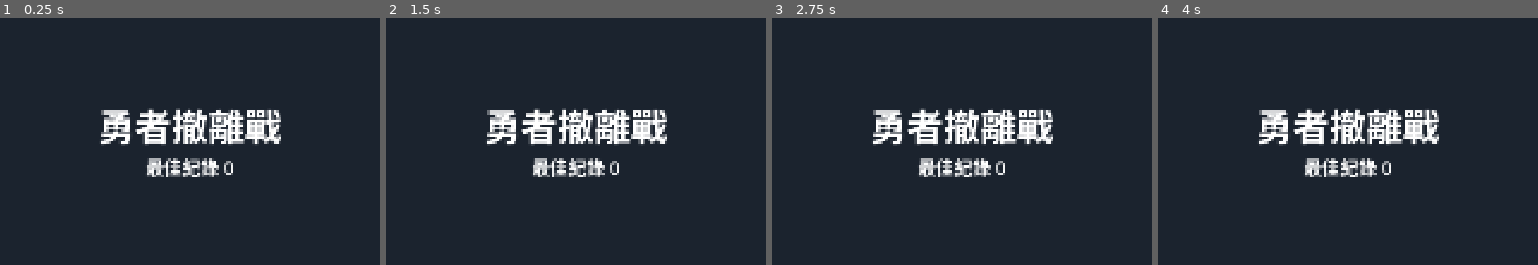
Above: before the commit, frames 1-4 (left to right).
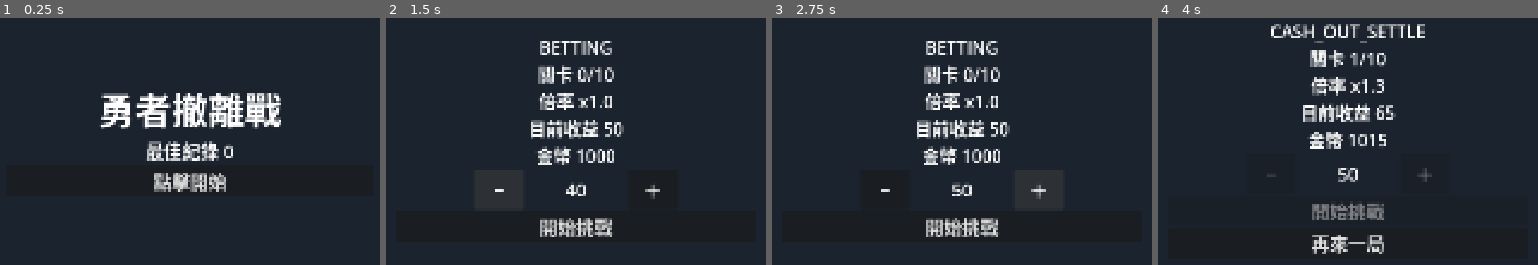
Above: after the commit, the same moments.

Repository: testBP0612/CrushGameDemo
Game: Godot game, scene res://Scenes/Main.tscn
Same seed, same stepped clock (60 frames per second), same inputs: the game is played once before the commit and once after it.
Inputs (mouse positions are in pixels of both pictures, inside the frame that each line leads up to):
- Up to frame 1 (0.25 s): no input
- Up to frame 2 (1.5 s): click (576, 181) at 0.5 s, where only the run after the commit has a clickable "點擊開始"; click (500, 190) at 1.25 s, where only the run after the commit has a clickable "−"
- Up to frame 3 (2.75 s): click (1038, 190) at 2 s, where only the run after the commit has a clickable "＋"
- Up to frame 4 (4 s): click (1348, 225) at 2.75 s, where only the run after the commit has a clickable "開始挑戰"; click (1306, 242) at 3.5 s, where only the run after the commit has a clickable "撤退領取 65"

The runs differ from the first frame. In frame 1, 10% of the frame differs, in the area x 26-74%, y 30-71%; in frame 2, 10%; in frame 3, 10%; in frame 4, 11%, in the area x 26-74%, y 2-96%.

Commit message:
feat(codex-02): 狀態機與下注閉環
任務卡 Codex/02_STATE_MACHINE_AND_BETTING_LOOP 實作：
- Scripts/core/game_state_machine.gd：Docs/03 全部狀態與轉移
- Scripts/battle/payout_calculator.gd：floor(bet * multiplier_at(stage))
- Scripts/battle/risk_resolver.gd：依 success_rate_at 用 randf() 判定（附 sample_win_rate 取樣）
- Scripts/core/event_bus.gd：信號解耦
- game_controller + Main.tscn：debug 操作面板可走完整閉環
- DataLoader 改 autoload 單例 Data（決策 D-005）
- review 修正：_enter_defeat_settle 補 _settled_this_round=true，三個 settle 分支一致
- 文件：DECISIONS 新增 D-005、決策索引同步

Co-Authored-By: Claude Opus 4.8 <noreply@anthropic.com>

Diff:
--- a/Scenes/Main.tscn
+++ b/Scenes/Main.tscn
@@ -57,3 +57,77 @@
 theme_override_font_sizes/font_size = 44
 horizontal_alignment = 1
 vertical_alignment = 1
+
+[node name="StartButton" type="Button" parent="UILayer/TitleScreen/TitleLayout"]
+layout_mode = 2
+theme_override_font_sizes/font_size = 44
+
+[node name="DebugPanel" type="Control" parent="UILayer"]
+layout_mode = 3
+anchors_preset = 15
+anchor_right = 1.0
+anchor_bottom = 1.0
+grow_horizontal = 2
+grow_vertical = 2
+
+[node name="DebugLayout" type="VBoxContainer" parent="UILayer/DebugPanel"]
+layout_mode = 1
+anchors_preset = 8
+anchor_left = 0.5
+anchor_top = 0.5
+anchor_right = 0.5
+anchor_bottom = 0.5
+offset_left = -430.0
+offset_top = -300.0
+offset_right = 430.0
+offset_bottom = 300.0
+grow_horizontal = 2
+grow_vertical = 2
+alignment = 1
+
+[node name="StatusLabel" type="Label" parent="UILayer/DebugPanel/DebugLayout"]
+layout_mode = 2
+theme_override_font_sizes/font_size = 42
+horizontal_alignment = 1
+vertical_alignment = 1
+
+[node name="BetRow" type="HBoxContainer" parent="UILayer/DebugPanel/DebugLayout"]
+layout_mode = 2
+alignment = 1
+
+[node name="DecreaseButton" type="Button" parent="UILayer/DebugPanel/DebugLayout/BetRow"]
+custom_minimum_size = Vector2(120, 96)
+layout_mode = 2
+theme_override_font_sizes/font_size = 44
+
+[node name="BetLabel" type="Label" parent="UILayer/DebugPanel/DebugLayout/BetRow"]
+custom_minimum_size = Vector2(240, 96)
+layout_mode = 2
+theme_override_font_sizes/font_size = 44
+horizontal_alignment = 1
+vertical_alignment = 1
+
+[node name="IncreaseButton" type="Button" parent="UILayer/DebugPanel/DebugLayout/BetRow"]
+custom_minimum_size = Vector2(120, 96)
+layout_mode = 2
+theme_override_font_sizes/font_size = 44
+
+[node name="ConfirmBetButton" type="Button" parent="UILayer/DebugPanel/DebugLayout"]
+layout_mode = 2
+theme_override_font_sizes/font_size = 44
+
+[node name="DecisionRow" type="HBoxContainer" parent="UILayer/DebugPanel/DebugLayout"]
+layout_mode = 2
+alignment = 1
+
+[node name="CashoutButton" type="Button" parent="UILayer/DebugPanel/DebugLayout/DecisionRow"]
+layout_mode = 2
+theme_override_font_sizes/font_size = 36
+
+[node name="AdvanceButton" type="Button" parent="UILayer/DebugPanel/DebugLayout/DecisionRow"]
+layout_mode = 2
+theme_override_font_sizes/font_size = 36
+
+[node name="SettleButton" type="Button" parent="UILayer/DebugPanel/DebugLayout"]
+layout_mode = 2
+theme_override_font_sizes/font_size = 44
--- /dev/null
+++ b/Scripts/battle/payout_calculator.gd
@@ -0,0 +1,14 @@
+class_name PayoutCalculator
+extends RefCounted
+
+
+func current_payout(bet: int, stage: int) -> int:
+	var raw_payout := float(bet) * Data.multiplier_at(stage)
+	var rounding := str(Data.payout_config().get("rounding", "floor"))
+
+	match rounding:
+		"floor":
+			return int(floor(raw_payout))
+		_:
+			push_error("PayoutCalculator unsupported rounding mode: %s" % rounding)
+			return int(floor(raw_payout))
--- /dev/null
+++ b/Scripts/battle/risk_resolver.gd
@@ -0,0 +1,19 @@
+class_name RiskResolver
+extends RefCounted
+
+
+func resolve(stage_to_challenge: int) -> bool:
+	var success_rate := Data.success_rate_at(stage_to_challenge)
+	return randf() < success_rate
+
+
+func sample_win_rate(stage_to_challenge: int, trials: int) -> float:
+	if trials <= 0:
+		return 0.0
+
+	var wins := 0
+	for _i in range(trials):
+		if resolve(stage_to_challenge):
+			wins += 1
+
+	return float(wins) / float(trials)
--- a/Scripts/core/data_loader.gd
+++ b/Scripts/core/data_loader.gd
@@ -1,5 +1,5 @@
 class_name DataLoader
-extends RefCounted
+extends Node
 
 const DATA_PATHS := {
 	"game_balance": "res://Data/game_balance.json",
@@ -10,10 +10,17 @@
 }
 
 var _data: Dictionary = {}
+var _loaded := false
+
+
+func _ready() -> void:
+	if not load_all():
+		push_error("DataLoader autoload failed to load Data/*.json.")
 
 
 func load_all() -> bool:
 	_data.clear()
+	_loaded = false
 
 	for key: String in DATA_PATHS:
 		var path: String = DATA_PATHS[key]
@@ -29,7 +36,12 @@
 
 		_data[key] = parsed
 
+	_loaded = true
 	return true
+
+
+func is_loaded() -> bool:
+	return _loaded
 
 
 func text(key: String, vars: Dictionary = {}) -> String:
@@ -46,6 +58,14 @@
 
 func balance_config() -> Dictionary:
 	return _data.get("game_balance", {}).get("currency", {})
+
+
+func payout_config() -> Dictionary:
+	return _data.get("game_balance", {}).get("payout", {})
+
+
+func stage_progression_config() -> Dictionary:
+	return _data.get("game_balance", {}).get("stage_progression", {})
 
 
 func multiplier_at(stage: int) -> float:
--- /dev/null
+++ b/Scripts/core/event_bus.gd
@@ -0,0 +1,14 @@
+class_name EventBus
+extends Node
+
+signal data_loaded
+signal bet_confirmed(bet: int)
+signal attack_finished
+signal result_resolved(is_win: bool)
+signal stage_advanced(stage: int, multiplier: float, payout: int)
+signal cashout_requested
+signal advance_requested
+signal settled(result: String)
+signal state_changed(state_name: String)
+signal balance_changed(balance: int)
+signal bet_changed(bet: int)
--- a/Scripts/core/game_controller.gd
+++ b/Scripts/core/game_controller.gd
@@ -1,46 +1,154 @@
 extends Node2D
 
-const DataLoaderScript := preload("res://Scripts/core/data_loader.gd")
-
-enum GameState {
-	BOOT,
-	TITLE
-}
+const EventBusScript := preload("res://Scripts/core/event_bus.gd")
+const GameStateMachineScript := preload("res://Scripts/core/game_state_machine.gd")
 
 @onready var title_screen: Control = $UILayer/TitleScreen
 @onready var title_label: Label = $UILayer/TitleScreen/TitleLayout/TitleLabel
 @onready var best_record_label: Label = $UILayer/TitleScreen/TitleLayout/BestRecordLabel
+@onready var start_button: Button = $UILayer/TitleScreen/TitleLayout/StartButton
+@onready var debug_panel: Control = $UILayer/DebugPanel
+@onready var status_label: Label = $UILayer/DebugPanel/DebugLayout/StatusLabel
+@onready var decrease_button: Button = $UILayer/DebugPanel/DebugLayout/BetRow/DecreaseButton
+@onready var bet_label: Label = $UILayer/DebugPanel/DebugLayout/BetRow/BetLabel
+@onready var increase_button: Button = $UILayer/DebugPanel/DebugLayout/BetRow/IncreaseButton
+@onready var confirm_bet_button: Button = $UILayer/DebugPanel/DebugLayout/ConfirmBetButton
+@onready var decision_row: HBoxContainer = $UILayer/DebugPanel/DebugLayout/DecisionRow
+@onready var cashout_button: Button = $UILayer/DebugPanel/DebugLayout/DecisionRow/CashoutButton
+@onready var advance_button: Button = $UILayer/DebugPanel/DebugLayout/DecisionRow/AdvanceButton
+@onready var settle_button: Button = $UILayer/DebugPanel/DebugLayout/SettleButton
 
-var data_loader := DataLoaderScript.new()
-var state: GameState = GameState.BOOT
+var event_bus := EventBusScript.new()
+var state_machine := GameStateMachineScript.new()
 
 
 func _ready() -> void:
-	_enter_boot()
+	add_child(event_bus)
+	state_machine.setup(event_bus)
+	_connect_events()
+	_connect_buttons()
+	_apply_static_text()
+	debug_panel.visible = false
+
+	if not state_machine.start():
+		return
+
+	_update_view()
 
 
-func _enter_boot() -> void:
-	state = GameState.BOOT
-	if not data_loader.load_all():
-		push_error("BOOT failed: Data/*.json could not be loaded.")
+func _connect_events() -> void:
+	event_bus.state_changed.connect(_on_state_changed)
+	event_bus.balance_changed.connect(_on_balance_changed)
+	event_bus.bet_changed.connect(_on_bet_changed)
+	event_bus.stage_advanced.connect(_on_stage_advanced)
+	event_bus.result_resolved.connect(_on_result_resolved)
+	event_bus.settled.connect(_on_settled)
+
+
+func _connect_buttons() -> void:
+	start_button.pressed.connect(_on_start_pressed)
+	decrease_button.pressed.connect(_on_decrease_pressed)
+	increase_button.pressed.connect(_on_increase_pressed)
+	confirm_bet_button.pressed.connect(_on_confirm_bet_pressed)
+	cashout_button.pressed.connect(_on_cashout_pressed)
+	advance_button.pressed.connect(_on_advance_pressed)
+	settle_button.pressed.connect(_on_settle_pressed)
+
+
+func _apply_static_text() -> void:
+	title_label.text = Data.text("title_game_name")
+	best_record_label.text = Data.text("best_record", {"payout": 0})
+	start_button.text = Data.text("title_tap_to_start")
+	decrease_button.text = Data.text("bet_decrease")
+	increase_button.text = Data.text("bet_increase")
+	confirm_bet_button.text = Data.text("bet_confirm")
+	advance_button.text = Data.text("decision_advance")
+	settle_button.text = Data.text("settle_play_again")
+
+
+func _on_start_pressed() -> void:
+	state_machine.start_from_title()
+	_update_view()
+
+
+func _on_decrease_pressed() -> void:
+	state_machine.change_bet_steps(-1)
+	_update_view()
+
+
+func _on_increase_pressed() -> void:
+	state_machine.change_bet_steps(1)
+	_update_view()
+
+
+func _on_confirm_bet_pressed() -> void:
+	state_machine.confirm_bet()
+	_update_view()
+
+
+func _on_cashout_pressed() -> void:
+	state_machine.cash_out()
+	_update_view()
+
+
+func _on_advance_pressed() -> void:
+	state_machine.advance()
+	_update_view()
+
+
+func _on_settle_pressed() -> void:
+	state_machine.acknowledge_settle()
+	_update_view()
+
+
+func _on_state_changed(_state_name: String) -> void:
+	_update_view()
+
+
+func _on_balance_changed(_balance: int) -> void:
+	_update_view()
+
+
+func _on_bet_changed(_bet: int) -> void:
+	_update_view()
+
+
+func _on_stage_advanced(stage: int, multiplier: float, payout: int) -> void:
+	print("Stage advanced: stage=%d multiplier=%s payout=%d" % [stage, multiplier, payout])
+	_update_view()
+
+
+func _on_result_resolved(is_win: bool) -> void:
+	print("Result resolved: is_win=%s" % is_win)
+	_update_view()
+
+
+func _on_settled(result: String) -> void:
+	print("Settled: %s balance=%d" % [result, state_machine.balance])
+	_update_view()
+
+
+func _update_view() -> void:
+	if not is_node_ready():
 		return
 
-	var balance := data_loader.balance_config()
-	print(
-		"Data loaded: starting_balance=%s default_bet=%s stage_1_multiplier=%s stage_1_success_rate=%s" %
-		[
-			balance.get("starting_balance", 0),
-			balance.get("default_bet", 0),
-			data_loader.multiplier_at(1),
-			data_loader.success_rate_at(1)
-		]
-	)
+	var state_name := state_machine.state_name()
+	title_screen.visible = state_machine.is_title()
+	debug_panel.visible = not state_machine.is_title()
 
-	_enter_title()
+	var stage_text := Data.text("hud_stage", {"stage": state_machine.stage, "max": state_machine.max_stage()})
+	var multiplier_text := Data.text("hud_multiplier", {"multiplier": state_machine.current_multiplier})
+	var payout_text := Data.text("hud_current_payout", {"payout": state_machine.current_payout})
+	var balance_text := Data.text("hud_balance", {"balance": state_machine.balance})
+	status_label.text = "%s\n%s\n%s\n%s\n%s" % [state_name, stage_text, multiplier_text, payout_text, balance_text]
 
+	bet_label.text = str(state_machine.bet)
+	confirm_bet_button.disabled = not state_machine.is_betting() or not state_machine.is_bet_affordable()
+	decrease_button.disabled = not state_machine.is_betting()
+	increase_button.disabled = not state_machine.is_betting()
 
-func _enter_title() -> void:
-	state = GameState.TITLE
-	title_screen.visible = true
-	title_label.text = data_loader.text("title_game_name")
-	best_record_label.text = data_loader.text("best_record", {"payout": 0})
+	decision_row.visible = state_machine.is_reward_decision()
+	cashout_button.text = Data.text("decision_cashout", {"payout": state_machine.current_payout})
+	advance_button.visible = state_machine.can_advance()
+
+	settle_button.visible = state_machine.is_settle()
--- /dev/null
+++ b/Scripts/core/game_state_machine.gd
@@ -0,0 +1,295 @@
+class_name GameStateMachine
+extends RefCounted
+
+const PayoutCalculatorScript := preload("res://Scripts/battle/payout_calculator.gd")
+const RiskResolverScript := preload("res://Scripts/battle/risk_resolver.gd")
+
+enum State {
+	BOOT,
+	TITLE,
+	BETTING,
+	CHALLENGE_START,
+	BATTLE_ATTACK,
+	MONSTER_HURT,
+	MONSTER_DEATH,
+	REWARD_DECISION,
+	ADVANCE_WALK,
+	TRANSITION,
+	CASH_OUT_SETTLE,
+	MONSTER_COUNTER,
+	PLAYER_HURT,
+	DEFEAT_SETTLE,
+	CLEAR_SETTLE
+}
+
+const STATE_NAMES := {
+	State.BOOT: "BOOT",
+	State.TITLE: "TITLE",
+	State.BETTING: "BETTING",
+	State.CHALLENGE_START: "CHALLENGE_START",
+	State.BATTLE_ATTACK: "BATTLE_ATTACK",
+	State.MONSTER_HURT: "MONSTER_HURT",
+	State.MONSTER_DEATH: "MONSTER_DEATH",
+	State.REWARD_DECISION: "REWARD_DECISION",
+	State.ADVANCE_WALK: "ADVANCE_WALK",
+	State.TRANSITION: "TRANSITION",
+	State.CASH_OUT_SETTLE: "CASH_OUT_SETTLE",
+	State.MONSTER_COUNTER: "MONSTER_COUNTER",
+	State.PLAYER_HURT: "PLAYER_HURT",
+	State.DEFEAT_SETTLE: "DEFEAT_SETTLE",
+	State.CLEAR_SETTLE: "CLEAR_SETTLE"
+}
+
+var event_bus: EventBus
+var state: State = State.BOOT
+var balance := 0
+var bet := 0
+var stage := 0
+var current_payout := 0
+var current_multiplier := 1.0
+var last_result := ""
+
+var _payout_calculator := PayoutCalculatorScript.new()
+var _risk_resolver := RiskResolverScript.new()
+var _bet_charged_this_round := false
+var _settled_this_round := false
+
+
+func setup(bus: EventBus) -> void:
+	event_bus = bus
+	randomize()
+
+
+func start() -> bool:
+	_set_state(State.BOOT)
+	if not Data.is_loaded():
+		push_error("GameStateMachine BOOT failed: Data autoload is not loaded.")
+		return false
+
+	var balance_config := Data.balance_config()
+	balance = int(balance_config.get("starting_balance", 0))
+	bet = _clamp_bet(int(balance_config.get("default_bet", 0)))
+	_emit_data_loaded()
+	_set_state(State.TITLE)
+	return true
+
+
+func start_from_title() -> void:
+	if state != State.TITLE:
+		return
+	_set_state(State.BETTING)
+
+
+func change_bet_steps(step_count: int) -> void:
+	if state != State.BETTING:
+		return
+
+	var balance_config := Data.balance_config()
+	var step := int(balance_config.get("bet_step", 0))
+	bet = _clamp_bet(bet + step * step_count)
+	_emit_bet_changed()
+
+
+func confirm_bet() -> bool:
+	if state != State.BETTING:
+		return false
+	if balance < bet:
+		push_error("Cannot confirm bet: balance is lower than bet.")
+		return false
+
+	event_bus.bet_confirmed.emit(bet)
+	_set_state(State.CHALLENGE_START)
+	_set_state(State.BATTLE_ATTACK)
+	finish_attack()
+	return true
+
+
+func finish_attack() -> void:
+	if state != State.BATTLE_ATTACK:
+		return
+
+	event_bus.attack_finished.emit()
+	var stage_to_challenge := stage + 1
+	var is_win := _risk_resolver.resolve(stage_to_challenge)
+	event_bus.result_resolved.emit(is_win)
+
+	if is_win:
+		_set_state(State.MONSTER_HURT)
+		_set_state(State.MONSTER_DEATH)
+	else:
+		_set_state(State.MONSTER_COUNTER)
+		_set_state(State.PLAYER_HURT)
+		_set_state(State.DEFEAT_SETTLE)
+
+
+func cash_out() -> void:
+	if state != State.REWARD_DECISION:
+		return
+
+	event_bus.cashout_requested.emit()
+	_set_state(State.CASH_OUT_SETTLE)
+
+
+func advance() -> void:
+	if state != State.REWARD_DECISION:
+		return
+	if stage >= max_stage():
+		_set_state(State.CLEAR_SETTLE)
+		return
+
+	event_bus.advance_requested.emit()
+	_set_state(State.ADVANCE_WALK)
+	_set_state(State.TRANSITION)
+	_set_state(State.CHALLENGE_START)
+	_set_state(State.BATTLE_ATTACK)
+	finish_attack()
+
+
+func acknowledge_settle() -> void:
+	if state not in [State.CASH_OUT_SETTLE, State.DEFEAT_SETTLE, State.CLEAR_SETTLE]:
+		return
+	_set_state(State.BETTING)
+
+
+func state_name() -> String:
+	return STATE_NAMES[state]
+
+
+func max_stage() -> int:
+	return int(Data.stage_progression_config().get("max_stage", 0))
+
+
+func can_advance() -> bool:
+	return state == State.REWARD_DECISION and stage < max_stage()
+
+
+func is_title() -> bool:
+	return state == State.TITLE
+
+
+func is_betting() -> bool:
+	return state == State.BETTING
+
+
+func is_reward_decision() -> bool:
+	return state == State.REWARD_DECISION
+
+
+func is_settle() -> bool:
+	return state in [State.CASH_OUT_SETTLE, State.DEFEAT_SETTLE, State.CLEAR_SETTLE]
+
+
+func is_bet_affordable() -> bool:
+	return balance >= bet
+
+
+func stage_to_challenge() -> int:
+	return stage + 1
+
+
+func _set_state(next_state: State) -> void:
+	state = next_state
+	print("STATE -> %s balance=%d bet=%d stage=%d payout=%d" % [state_name(), balance, bet, stage, current_payout])
+	if event_bus != null:
+		event_bus.state_changed.emit(state_name())
+
+	match state:
+		State.BETTING:
+			_enter_betting()
+		State.CHALLENGE_START:
+			_enter_challenge_start()
+		State.MONSTER_DEATH:
+			_enter_monster_death()
+		State.REWARD_DECISION:
+			_enter_reward_decision()
+		State.CASH_OUT_SETTLE:
+			_enter_cash_out_settle()
+		State.DEFEAT_SETTLE:
+			_enter_defeat_settle()
+		State.CLEAR_SETTLE:
+			_enter_clear_settle()
+
+
+func _enter_betting() -> void:
+	stage = 0
+	_bet_charged_this_round = false
+	_settled_this_round = false
+	_update_payout()
+	_emit_balance_changed()
+	_emit_bet_changed()
+
+
+func _enter_challenge_start() -> void:
+	if _bet_charged_this_round:
+		return
+
+	balance = max(0, balance - bet)
+	_bet_charged_this_round = true
+	_emit_balance_changed()
+
+
+func _enter_monster_death() -> void:
+	stage += 1
+	_update_payout()
+	event_bus.stage_advanced.emit(stage, current_multiplier, current_payout)
+
+	if stage >= max_stage():
+		_set_state(State.CLEAR_SETTLE)
+	else:
+		_set_state(State.REWARD_DECISION)
+
+
+func _enter_reward_decision() -> void:
+	_update_payout()
+
+
+func _enter_cash_out_settle() -> void:
+	if not _settled_this_round:
+		balance += current_payout
+		_settled_this_round = true
+		last_result = "cash_out"
+		_emit_balance_changed()
+	event_bus.settled.emit(last_result)
+
+
+func _enter_defeat_settle() -> void:
+	current_payout = 0
+	_settled_this_round = true
+	last_result = "defeat"
+	event_bus.settled.emit(last_result)
+
+
+func _enter_clear_settle() -> void:
+	if not _settled_this_round:
+		balance += current_payout
+		_settled_this_round = true
+		last_result = "clear"
+		_emit_balance_changed()
+	event_bus.settled.emit(last_result)
+
+
+func _update_payout() -> void:
+	current_multiplier = Data.multiplier_at(stage)
+	current_payout = _payout_calculator.current_payout(bet, stage)
+
+
+func _clamp_bet(value: int) -> int:
+	var balance_config := Data.balance_config()
+	var min_bet := int(balance_config.get("min_bet", 0))
+	var max_bet := int(balance_config.get("max_bet", min_bet))
+	return clampi(value, min_bet, max_bet)
+
+
+func _emit_data_loaded() -> void:
+	if event_bus != null:
+		event_bus.data_loaded.emit()
+
+
+func _emit_balance_changed() -> void:
+	if event_bus != null:
+		event_bus.balance_changed.emit(balance)
+
+
+func _emit_bet_changed() -> void:
+	if event_bus != null:
+		event_bus.bet_changed.emit(bet)
--- a/project.godot
+++ b/project.godot
@@ -15,6 +15,10 @@
 config/features=PackedStringArray("4.6", "GL Compatibility")
 config/icon="res://icon.svg"
 
+[autoload]
+
+Data="*res://Scripts/core/data_loader.gd"
+
 [display]
 
 window/size/viewport_width=1080
Not shown, added: Scripts/battle/payout_calculator.gd.uid
Not shown, added: Scripts/battle/risk_resolver.gd.uid
Not shown, added: Scripts/core/event_bus.gd.uid
Not shown, added: Scripts/core/game_state_machine.gd.uid
Not shown, changed: Docs/01_GAME_DESIGN_BRIEF.md
Not shown, changed: Docs/04_UI_SPEC.md
Not shown, changed: Docs/DECISIONS.md
Not shown, changed: Planning/02_HUMAN_DECISION_RECORD.md
